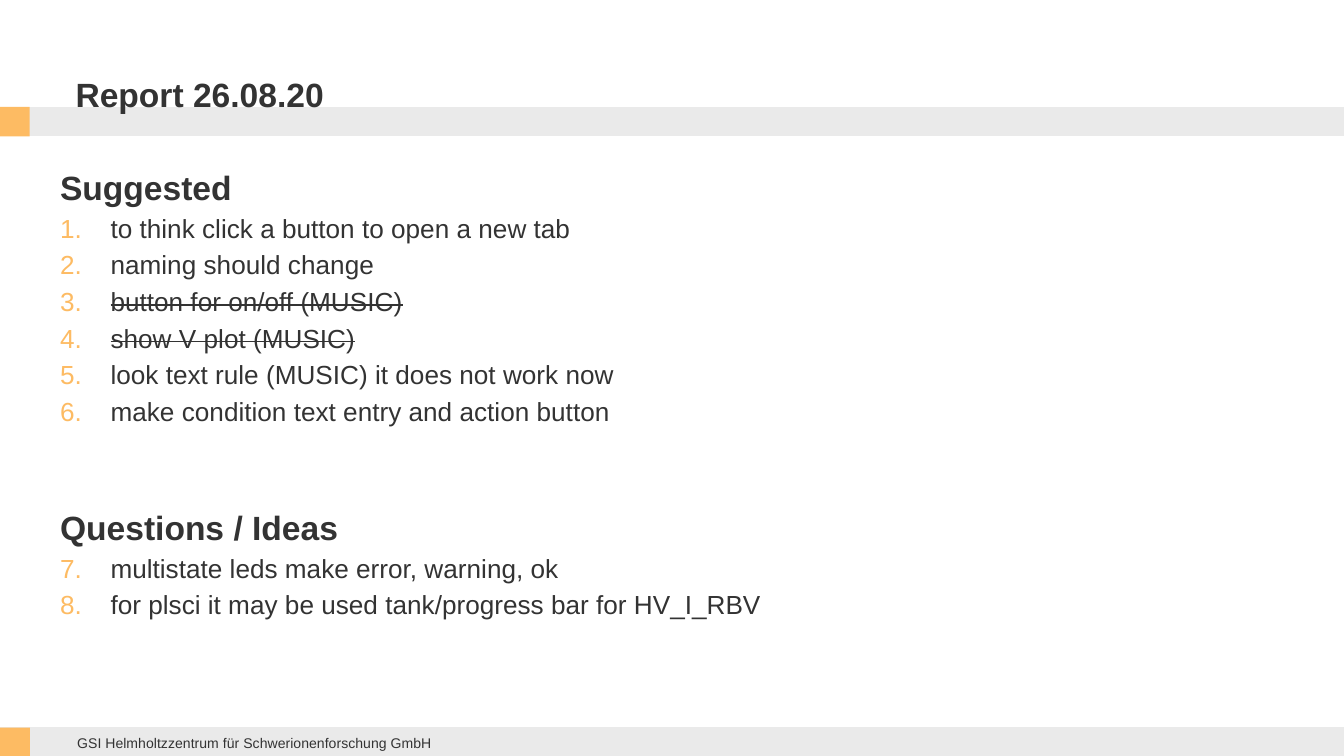
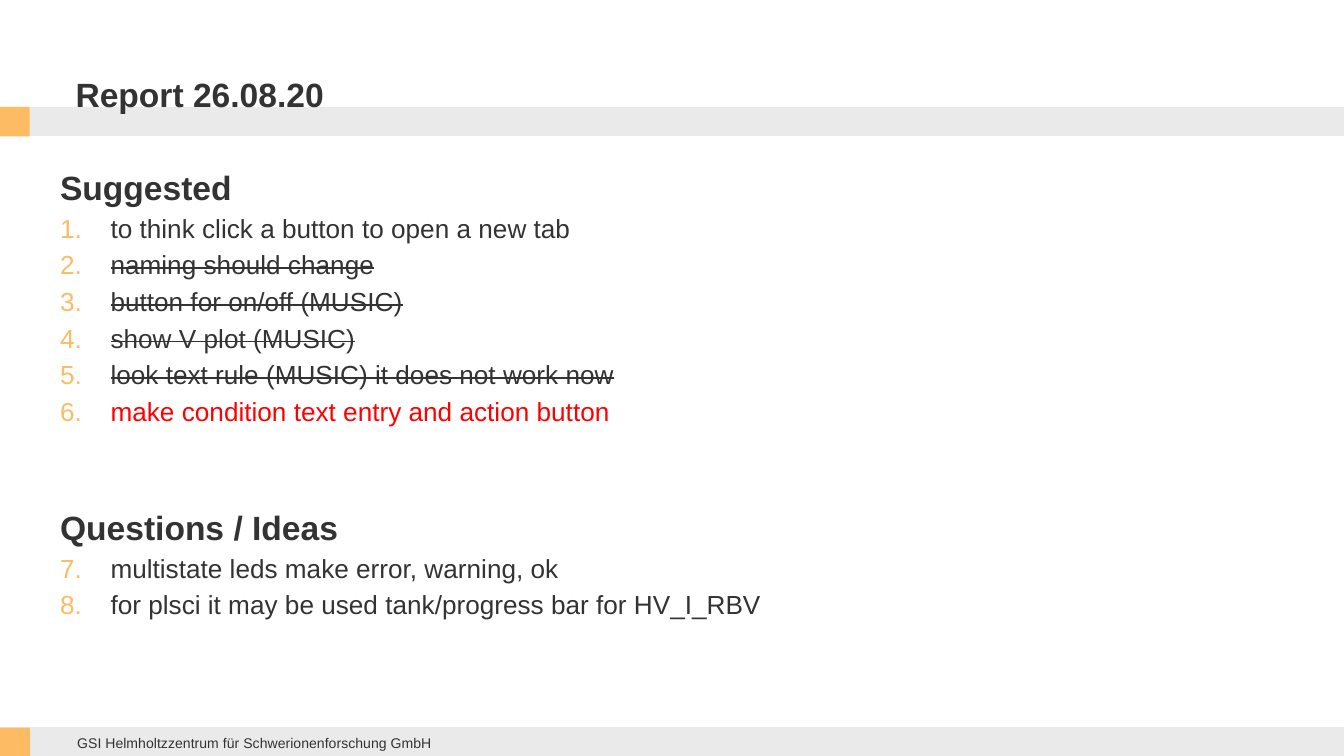
Before and after one commit to ikeshel/sfrs-dcs-epics, a slide deck: slide 17 of CSS_examples/Documentation && Report/CSS works.pptx. Drawn at 1344x756 pixels with LibreOffice and Linux fonts; fonts in the diff are those of the drawing; background and template pictures are left out. Boxes give left, top, right and bottom in pixels: in the first picture for what was removed or moved away, otherwise in the second. Text is boxed around its words. In the diff, an @@ line names an element or a change of style, - is before the commit and + after.

Commit message:
MUSIC SET BUTTON

```diff
--- a/CSS_examples/Documentation && Report/CSS works.pptx
+++ b/CSS_examples/Documentation && Report/CSS works.pptx
@@ text at bbox=[111, 255, 614, 427]: strikethrough on in "naming should change", "look text rule (MUSIC) it does not ..."; text colour #333333 to #FF0000 in "make condition text entry and action button" @@
```
Also in this commit, not shown: 1 other file.
